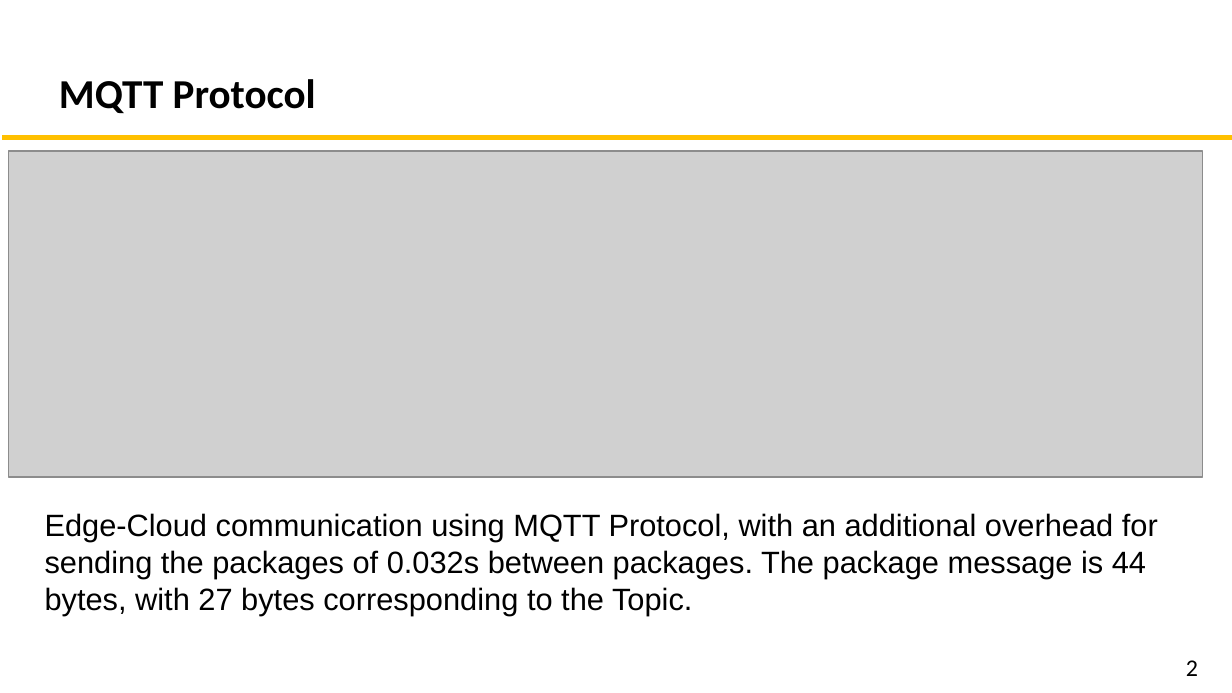
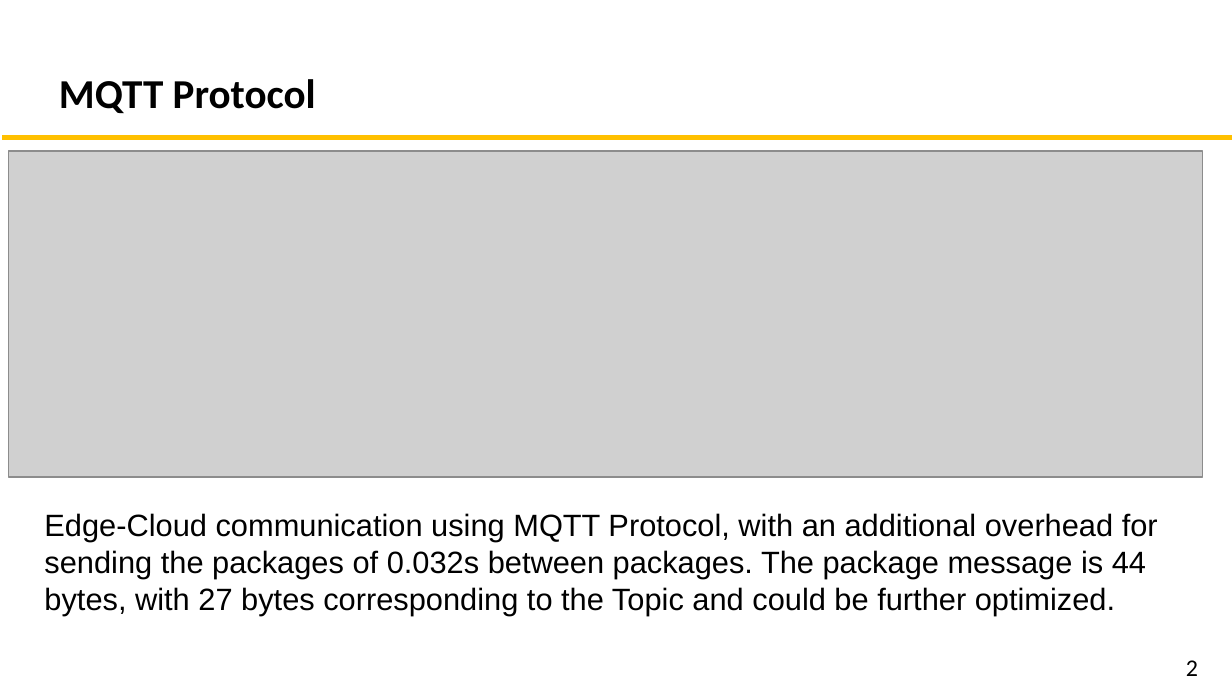
Before and after one commit to chowned/Audio-recognition-for-IOT, a slide deck: slide 10 of Project_Submission/Presentation.pptx. Drawn at 1232x693 pixels with LibreOffice and Linux fonts; fonts in the diff are those of the drawing; grey boxes stand for pictures. Boxes give left, top, right and bottom in pixels: in the first picture for what was removed or moved away, otherwise in the second. Text is boxed around its words. In the diff, an @@ line names an element or a change of style, - is before the commit and + after.

```diff
--- a/Project_Submission/Presentation.pptx
+++ b/Project_Submission/Presentation.pptx
@@ text at [44, 513, 1158, 615]: text changed @@
-Edge-Cloud communication using MQTT Protocol, with an additional overhead for sending the packages of 0.032s between packages. The package message is 44 bytes, with 27 bytes corresponding to the Topic.
+Edge-Cloud communication using MQTT Protocol, with an additional overhead for sending the packages of 0.032s between packages. The package message is 44 bytes, with 27 bytes corresponding to the Topic and could be further optimized.
```
Also in this commit, not shown: 2 slides added, 2 slides removed.
